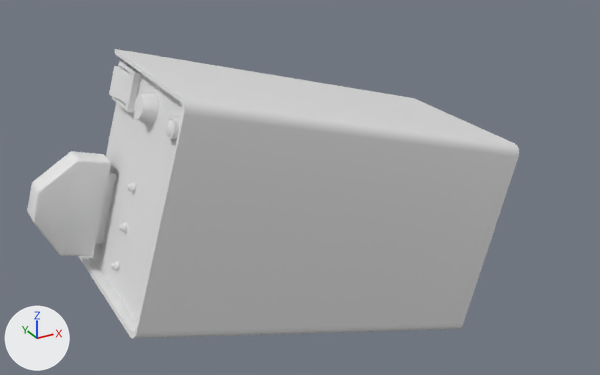
What one commit did to the OBJ model PolarizedLight/Models/ControlUnit.obj.
Both versions are drawn from a camera (50 mm lens) standing at (-23.35, -5.37, 11.11) and looking at (-17.28, 5.67, 5.59). Lighting does not change. The marker at lower left points along +X, +Y and +Z. Where no turn or scale is listed for an object, it has been applied to the vertices. Vertices at the same position are counted once.

The scene before the commit, as lines of its bpy script (objects in view):
```python
me_controlunit = bpy.data.meshes.new('ControlUnit')
me_controlunit.from_pydata(...)  # 578 vertices, 994 faces; spans x -21.48..-14.1, y 3.98..6.93, z 3.02..7.94
ob_controlunit = bpy.data.objects.new('ControlUnit', me_controlunit)
ob_controlunit.location = (0.0, 0.0, 0.0)
```
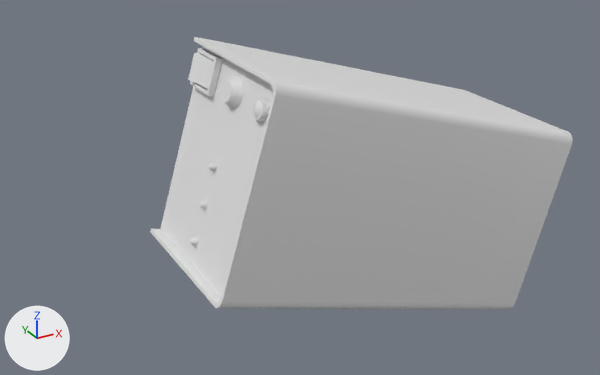
Patch to the scene script:
```diff
--- a/PolarizedLight/Models/ControlUnit.obj.py
+++ b/PolarizedLight/Models/ControlUnit.obj.py
@@ me_controlunit @@
 # used by ob_controlunit; location = (0.0, 0.0, 0.0)
-me_controlunit.from_pydata(...)  # 578 vertices, 994 faces; spans x -21.48..-14.1, y 3.98..6.93, z 3.02..7.94
+me_controlunit.from_pydata(...)  # 502 vertices, 858 faces; spans x -19.46..-12.78, y 4.1..7.05, z 2.97..7.95
+# me_controlunit part 1: the loose piece of 20 vertices spanning x -20.03..-19.73, y 6.13..6.72, z 7.27..7.75 is moved by (1.34, 0.12, 0.01)
+# me_controlunit part 2: the loose piece of 48 vertices spanning x -19.92..-19.74, y 4.31..4.65, z 7.25..7.59 is moved by (1.34, 0.12, 0.01)
+# me_controlunit part 3: the loose piece of 60 vertices spanning x -20.4..-20.28, y 5.42..5.55, z 5.59..5.73 is moved by (1.32, 0.12, 0.02)
+# me_controlunit part 4: the loose piece of 60 vertices spanning x -20.58..-20.46, y 5.42..5.55, z 4.99..5.13 is moved by (1.31, 0.12, 0.02)
+# me_controlunit part 5: the loose piece of 98 vertices spanning x -20.76..-14.1, y 3.98..6.93, z 3.02..7.94 is rebuilt with 98 vertices and now spans x -19.46..-12.78, y 4.1..7.05, z 2.97..7.95
+# me_controlunit part 6: a new loose piece of 60 vertices spanning x -18.91..-18.79, y 5.54..5.67, z 6.21..6.34
+# me_controlunit part 7: a new loose piece of 32 vertices spanning x -18.65..-18.38, y 5.28..5.78, z 7.19..7.67
+# me_controlunit part 8: a new loose piece of 20 vertices spanning x -18.63..-18.35, y 6.18..6.92, z 7.2..7.8
+# me_controlunit part 9: 6 loose pieces with 292 vertices, spanning x -21.48..-19.69, y 4.36..6.8, z 4.93..7.79, are deleted
```

Location of each change, (x1, y1, x2, y2) in pixels of the pictures (600 x 375 px; the box of a moved part takes in the faces that stretch with it):
'ControlUnit', reshaped (14% narrower, 6% shorter): before (27, 49, 519, 339); after (150, 37, 573, 309)
part 1 of me_controlunit, moved or reshaped: before (109, 66, 133, 105); after (188, 53, 214, 89)
part 2 of me_controlunit, moved or reshaped: before (165, 116, 181, 141); after (252, 98, 270, 122)
part 3 of me_controlunit, moved or reshaped: before (119, 223, 128, 232); after (199, 201, 207, 210)
part 4 of me_controlunit, moved or reshaped: before (111, 261, 119, 270); after (190, 238, 198, 246)
part 5 of me_controlunit, rebuilt (6% shorter): before (78, 49, 519, 339); after (150, 37, 573, 309)
part 6 of me_controlunit, added: after (208, 163, 217, 171)
part 7 of me_controlunit, added: after (221, 76, 244, 109)
part 8 of me_controlunit, added: after (190, 48, 223, 97)
part 9 of me_controlunit, deleted: before (27, 61, 174, 256)
